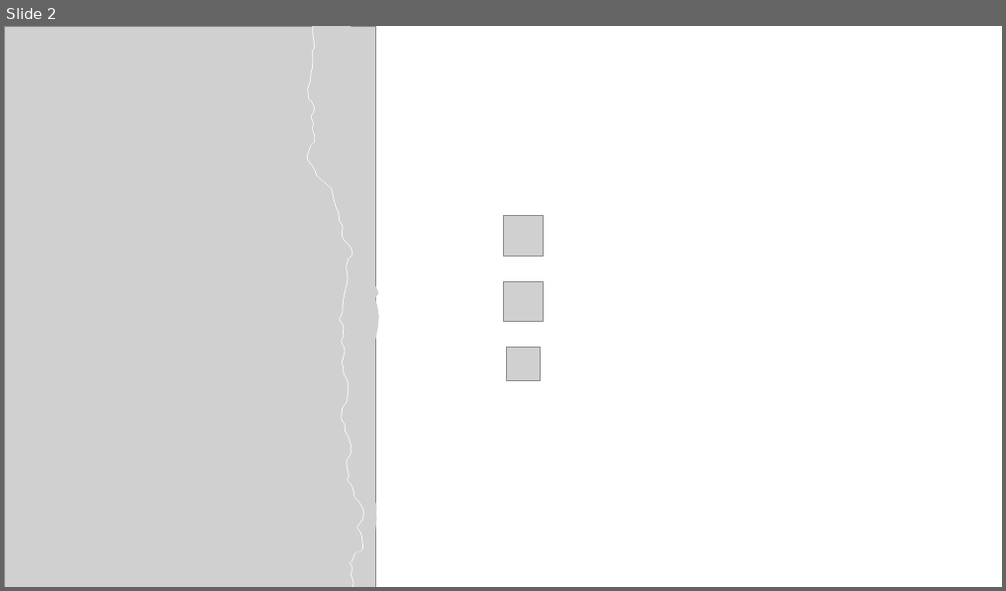
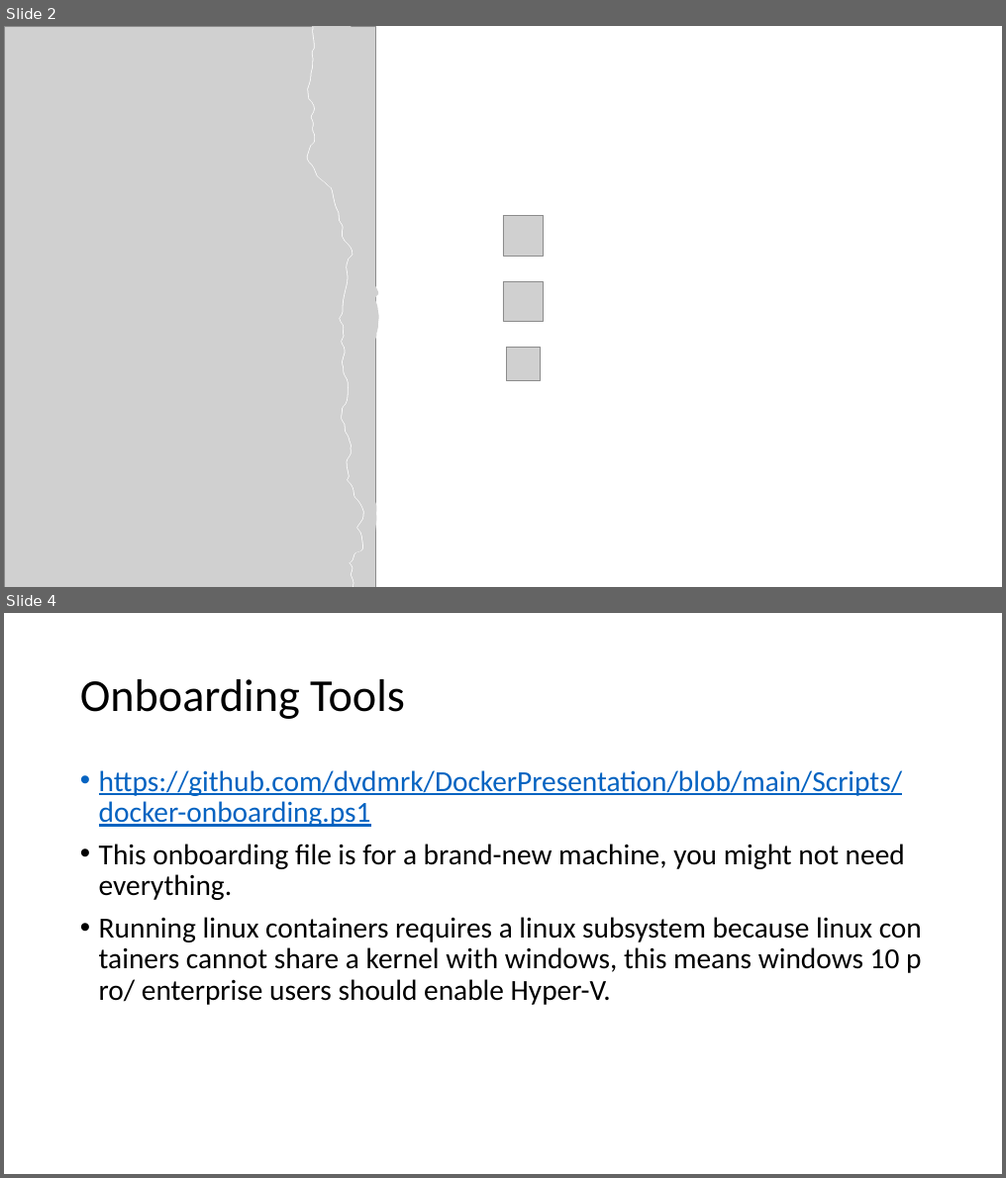
Before and after one commit to dvdmrk/DockerPresentation, a slide deck: Slides/DockerPresentation.pptx. Shown one above the other, each under a label of ours: slide 2 before the commit, slides 2 and 4 after it; the slides between them are not shown. The pictures are 1006x591 and 1006x1178 pixels, drawn with LibreOffice and Linux fonts; fonts in the diff are those of the drawing; grey boxes stand for pictures. Boxes give left, top, right and bottom in pixels: in the first picture for what was removed or moved away, otherwise in the second. Text is boxed around its words. In the diff, an @@ line names an element or a change of style, - is before the commit and + after.

```diff
--- a/Slides/DockerPresentation.pptx
+++ b/Slides/DockerPresentation.pptx
@@ slide 4 added at [4, 613, 1002, 1174], background #FFFFFF @@
@@ title added at [80, 679, 405, 719], 44 pt, text #000000 @@
+Onboarding Tools
@@ text added at [99, 770, 905, 1005], 28 pt, text #000000 @@
+• https://github.com/dvdmrk/DockerPresentation/blob/main/Scripts/docker-onboarding.ps1
+• This onboarding file is for a brand-new machine, you might not need everything.
+• Running linux containers requires a linux subsystem because linux containers cannot share a kernel with windows, this means windows 10 pro/ enterprise users should enable Hyper-V.
```
Also in this commit, not shown: 1 slide changed, 5 other slides added, 7 slides removed, 2 other files.
